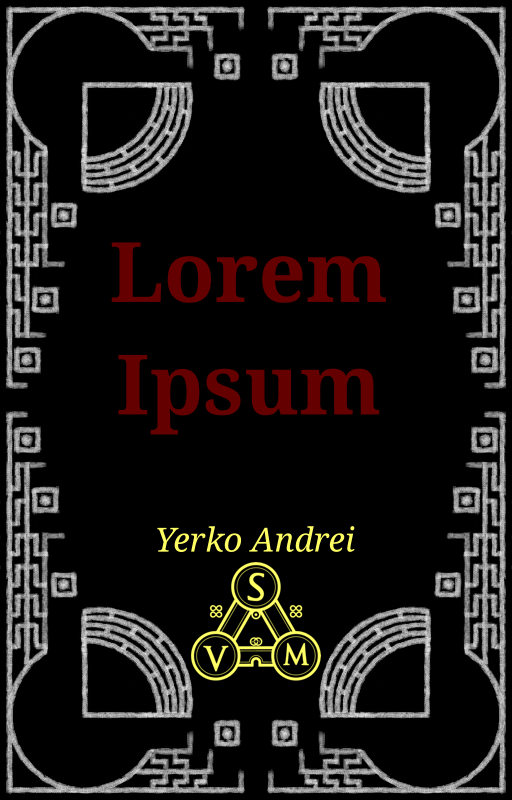
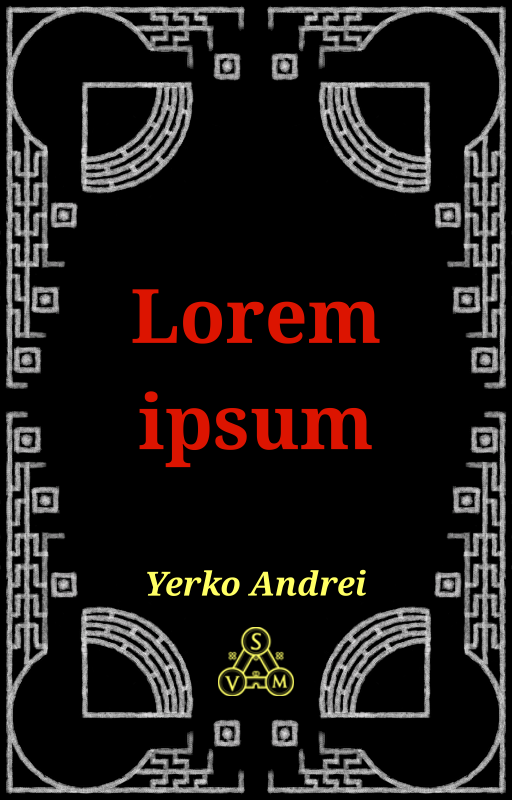
Layer changes from the first (512, 800) image to the second:
painted on "TresMundos" over box(147, 548, 366, 696)
painted on "Puntos" over box(111, 242, 386, 696)
painted on "DecoraciónPequeña" over box(111, 242, 386, 696)
painted on "Decoración" over box(111, 242, 386, 696)
painted on "DecoraciónCírculoInterna" over box(111, 242, 386, 696)
painted on "DecoraciónCírculo" over box(111, 242, 386, 696)
painted on "LíneasCortas" over box(111, 242, 386, 696)
painted on "Cuadrado interno" over box(111, 242, 386, 696)
painted on "CículosCortados" over box(111, 242, 386, 696)
painted on "CírculoExterior" over box(111, 242, 386, 696)
painted on "CírculoInterno" over box(111, 242, 386, 696)
painted on "Fondo" over box(111, 242, 386, 696)
